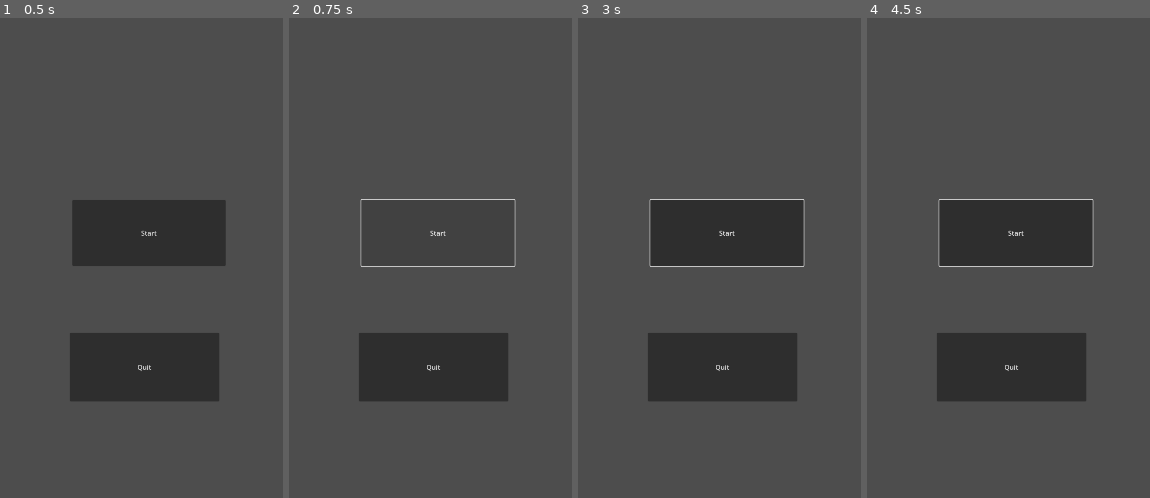
Above: before the commit, frames 1-4 (left to right).
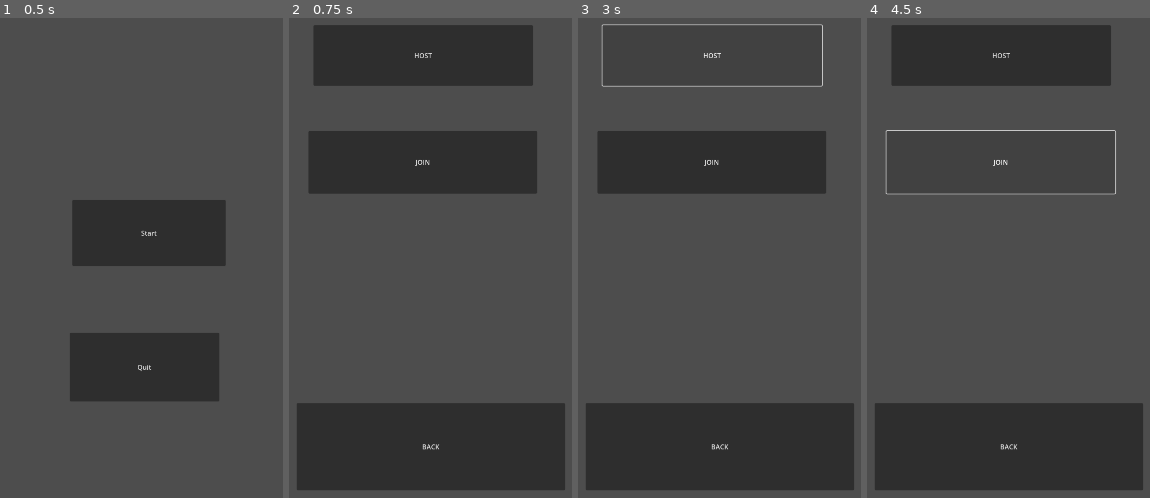
Above: after the commit, the same moments.

Repository: Koloss0/Out-Of-The-Gutter
Game: Godot game, scene res://title_page.tscn
Two runs of this game, one before a commit and one after it. Both use one fixed random seed, a clock stepped at 60 frames per second and the inputs below.
Inputs (mouse positions are in pixels of both pictures, inside the frame that each line leads up to):
- Up to frame 1 (0.5 s): no input
- Up to frame 2 (0.75 s): click "Start" at 0.5 s
- Up to frame 3 (3 s): click (727, 234) at 1.25 s, where only the run before the commit has a clickable "Start"; click (727, 234) at 2 s, where only the run before the commit has a clickable "Start"; click (711, 56) at 2.75 s, where only the run after the commit has a clickable "HOST"
- Up to frame 4 (4.5 s): click (1008, 445) at 3.5 s, where only the run after the commit has a clickable "BACK"; click (1000, 162) at 4.25 s, where only the run after the commit has a clickable "JOIN"

Frame 1 is identical in both runs. In frame 2, 45% of the frame differs, in the area x 2-98%, y 1-99%; in frame 3, 43%; in frame 4, 43%.
Error after the commit: Parse Error: Unexpected "Identifier" in class body. (res://Start.gd:13)

Commit message:
Added scripts to play and quit button

Diff:
--- /dev/null
+++ b/Quit.gd
@@ -0,0 +1,15 @@
+extends Button
+
+
+# Called when the node enters the scene tree for the first time.
+func _ready():
+	pass # Replace with function body.
+
+
+# Called every frame. 'delta' is the elapsed time since the previous frame.
+func _process(delta):
+	pass
+
+
+func _on_pressed():
+	pass # Replace with function body.q
--- /dev/null
+++ b/Start.gd
@@ -0,0 +1,13 @@
+extends Button
+
+
+# Called when the node enters the scene tree for the first time.
+func _ready():
+	pass # Replace with function body.
+
+
+# Called every frame. 'delta' is the elapsed time since the previous frame.
+func _process(delta):
+	pass
+
+button = new
--- a/title_page.tscn
+++ b/title_page.tscn
@@ -1,17 +1,43 @@
-[gd_scene format=3 uid="uid://bvgo7xjkuyk5p"]
+[gd_scene load_steps=4 format=3 uid="uid://bvgo7xjkuyk5p"]
+
+[ext_resource type="Script" path="res://Start.gd" id="1_8pm3c"]
+
+[sub_resource type="CanvasItemMaterial" id="CanvasItemMaterial_b60gh"]
+
+[sub_resource type="GDScript" id="GDScript_kkg4i"]
+resource_name = "titlePage"
+script/source = "extends Node2D
+
+
+# Called when the node enters the scene tree for the first time.s
+
+
+func _on_quit_pressed():
+	get_tree().quit()
+
+
+func _on_start_pressed():
+	get_tree().change_scene_to_file(\"res://HostJoin_page.tscn\")
+"
 
 [node name="TitlePage" type="Node2D"]
+material = SubResource("CanvasItemMaterial_b60gh")
+script = SubResource("GDScript_kkg4i")
 
-[node name="Button" type="Button" parent="."]
+[node name="Start" type="Button" parent="."]
 offset_left = 392.0
 offset_top = 938.0
 offset_right = 760.0
 offset_bottom = 1097.0
 text = "Start"
+script = ExtResource("1_8pm3c")
 
-[node name="Button2" type="Button" parent="."]
+[node name="Quit" type="Button" parent="."]
 offset_left = 386.0
 offset_top = 1257.0
 offset_right = 745.0
 offset_bottom = 1422.0
 text = "Quit"
+
+[connection signal="pressed" from="Start" to="." method="_on_start_pressed"]
+[connection signal="pressed" from="Quit" to="." method="_on_quit_pressed"]
Not shown: 1 places in HostJoin_page.tscn that only renumber resources
